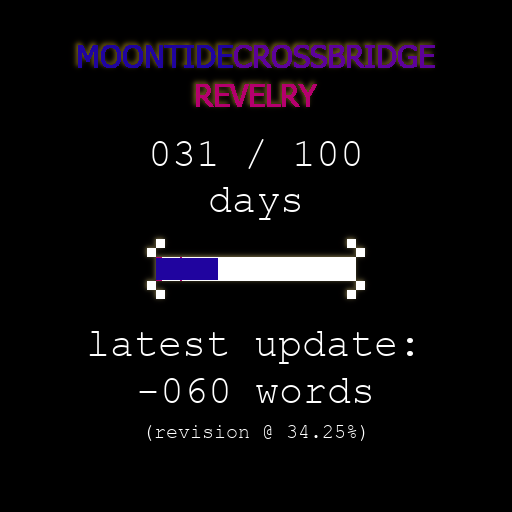
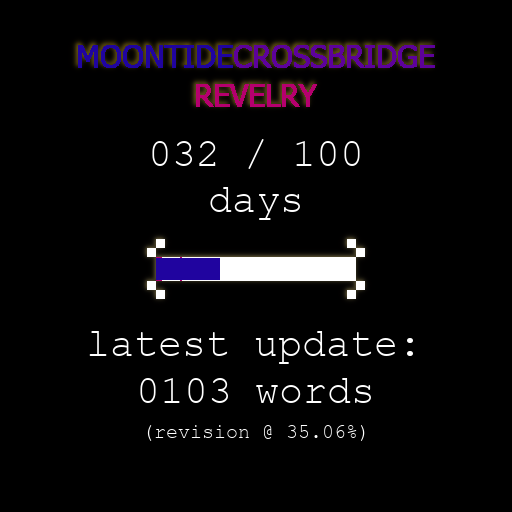
Layers edited between the first and the second 512px x 512px image:
painted on "progress bar" over [218, 258, 220, 280]
renamed "(revision @ 34.25%)" to "(revision @ 35.06%)", painted on it over [299, 425, 345, 438]
painted on "XXX / 100" over [199, 141, 216, 166]
painted on "0000" over [139, 378, 228, 403]
